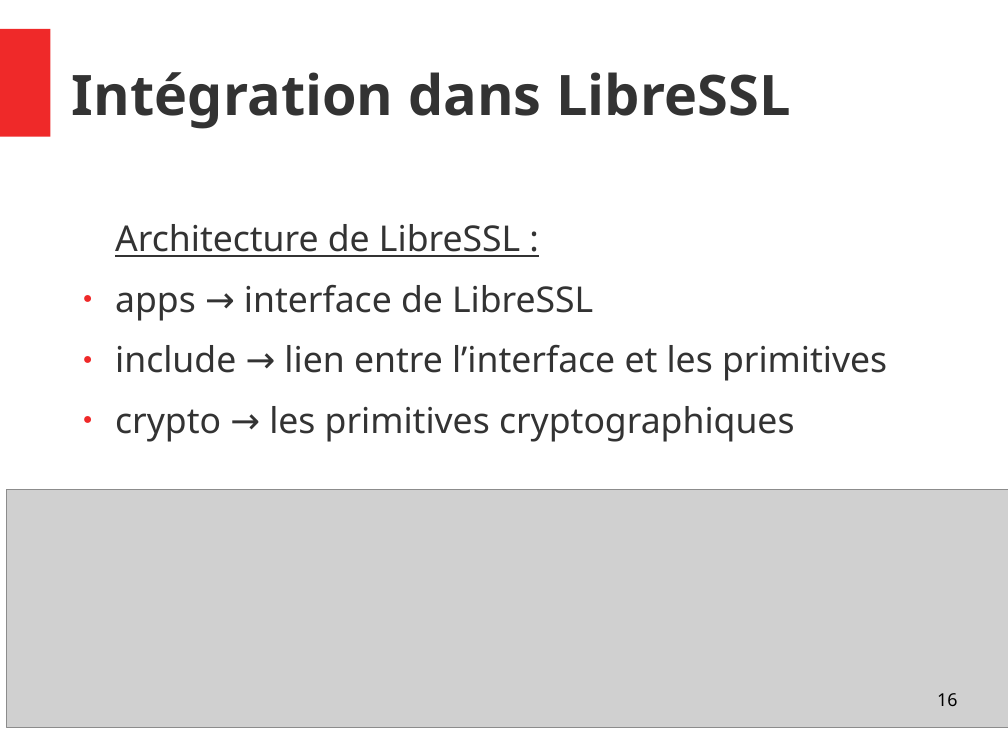
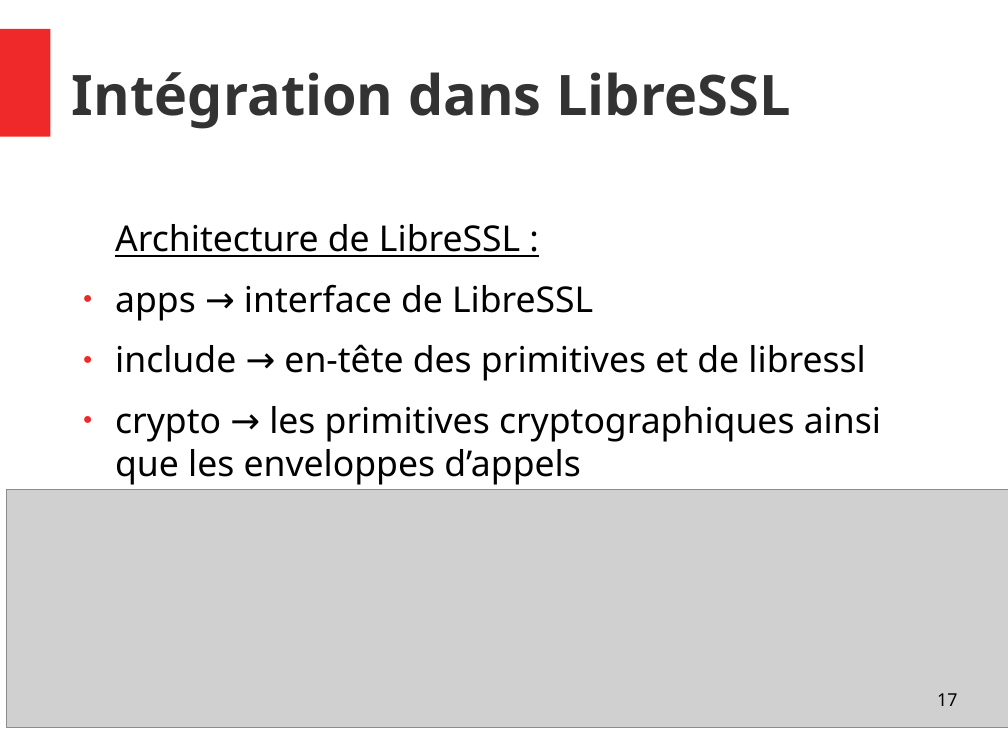
Before and after one commit to Allard-Chris/Aria, a slide deck: slide 17 of docs/[M2CSI]_ICP_Aria_Allard_Aulagnier.odp (slide 16 before the commit). Drawn at 1008x756 pixels with LibreOffice and Linux fonts; fonts in the diff are those of the drawing; grey boxes stand for pictures. Boxes give left, top, right and bottom in pixels: in the first picture for what was removed or moved away, otherwise in the second. Text is boxed around its words. In the diff, an @@ line names an element or a change of style, - is before the commit and + after.

```diff
--- a/docs/[M2CSI]_ICP_Aria_Allard_Aulagnier.odp
+++ b/docs/[M2CSI]_ICP_Aria_Allard_Aulagnier.odp
@@ text at box(115, 224, 593, 321): text colour #333333 to #000000 in "Architecture de LibreSSL :", "apps → interface de LibreSSL" @@
@@ text at box(115, 344, 881, 485): text changed; text colour #333333 to #000000 @@
-● include → lien entre l’interface et les primitives
-● crypto → les primitives cryptographiques
+● include → en-tête des primitives et de libressl
+● crypto → les primitives cryptographiques ainsi que les enveloppes d’appels
@@ page number at box(937, 693, 957, 706): text changed @@
-16
+17
```
Also in this commit, not shown: 19 other slides changed, 1 slide added.
